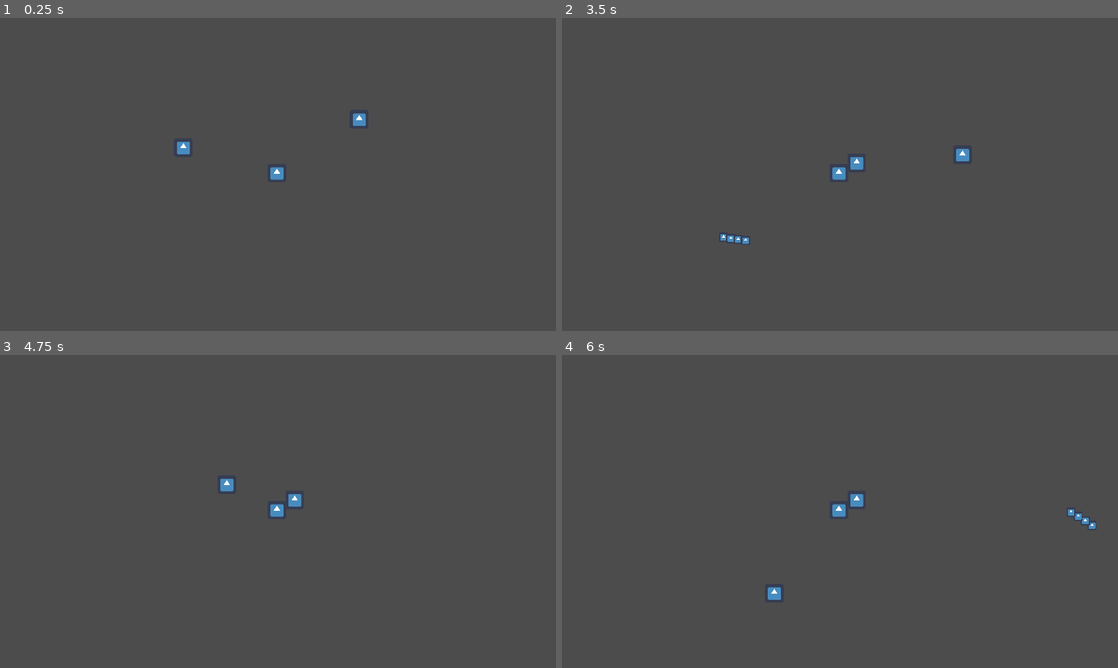
Above: before the commit, frames 1-4 (two rows, left to right).
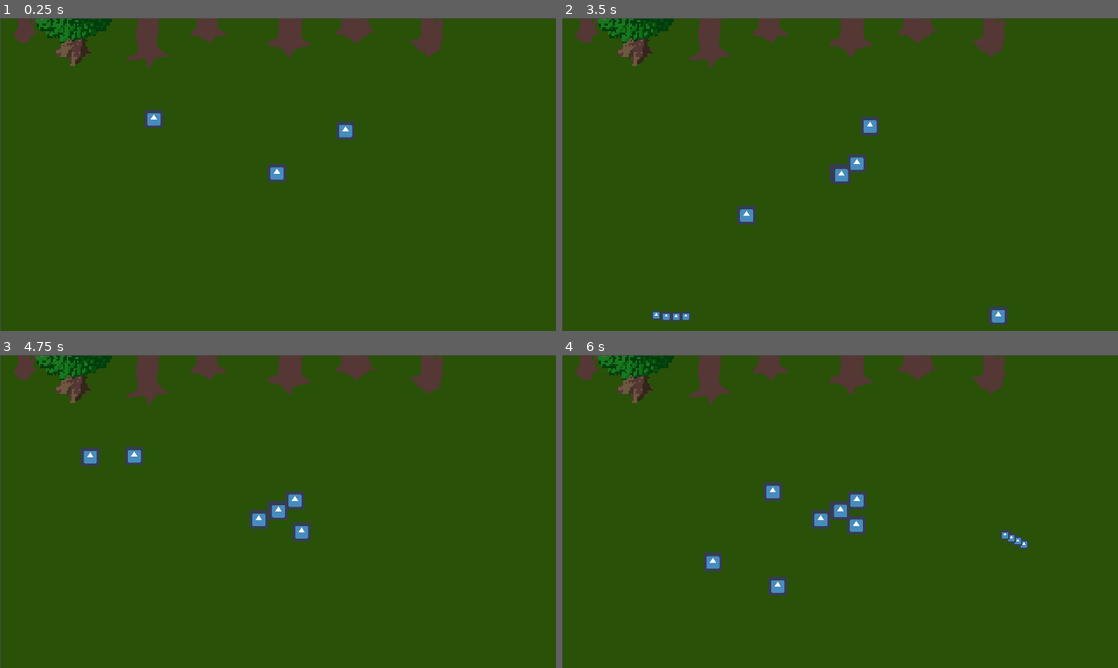
Above: after the commit, the same moments.

Repository: moisesjbc/atalanta-golden-odyssey
Game: Godot game, scene res://gameplay/main_stable/main_stable.tscn
The game is run twice, just before and just after one commit, with the same random seed, the same clock (stepped at 60 frames per second) and the same inputs. Before the commit the project starts from res://gameplay/main/main.tscn. The engine's default icon, where the game draws it, is replaced by a stand-in: a white triangle on a blue panel in a dark square.
Inputs (mouse positions are in pixels of both pictures, inside the frame that each line leads up to):
- Up to frame 1 (0.25 s): no input
- Up to frame 2 (3.5 s): move the mouse to (962, 158) at 0.52 s; hold Right (ui_right) 0.53-1.28 s; click (962, 158) at 0.67 s; move the mouse to (728, 190) at 1.27 s; hold Down (ui_down) 1.28-2.03 s; move the mouse to (895, 105) at 2.02 s; hold Right (ui_right) 2.03-2.78 s; move the mouse to (812, 237) at 2.77 s; hold Up (ui_up) from 2.78 s (still down); click (812, 237) at 2.92 s
- Up to frame 3 (4.75 s): move the mouse to (444, 558) at 3.52 s; release Up (ui_up) at 3.53 s; hold Left (ui_left) from 3.53 s (still down); move the mouse to (111, 464) at 4.27 s
- Up to frame 4 (6 s): move the mouse to (867, 511) at 5.02 s; release Left (ui_left) at 5.03 s; hold Down (ui_down) 5.03-5.78 s; click (867, 511) at 5.17 s; move the mouse to (756, 433) at 5.77 s; hold Right (ui_right) from 5.78 s (still down)

The runs differ from the first frame. In frame 1, 97% of the frame differs, in the area x 0-100%, y 0-100%; in frame 2, 96%; in frame 3, 96%; in frame 4, 96%.
Error after the commit: Invalid call. Nonexistent function 'take_damage' in base 'KinematicBody2D (player.gd)'. (res://gameplay/Enemy/Enemy1.gd:19)

Commit message:
Add enemy respawn

Diff:
--- /dev/null
+++ b/godot-project/gameplay/enemy_manager/enemy_manager.gd
@@ -0,0 +1,17 @@
+extends Node2D
+
+var enemy_scene = preload("res://gameplay/Enemy/Enemy1.tscn")
+
+
+# Called when the node enters the scene tree for the first time.
+func _ready():
+	pass # Replace with function body.
+
+
+func _on_respawn_timer_timeout():
+	var enemy = enemy_scene.instance()
+	randomize()
+	$path_2d/path_follow.set_offset(randi())
+	enemy.global_position = $path_2d/path_follow.global_position
+	print(" ", enemy.global_position)
+	$enemies.add_child(enemy)
--- /dev/null
+++ b/godot-project/gameplay/enemy_manager/enemy_manager.tscn
@@ -0,0 +1,25 @@
+[gd_scene load_steps=3 format=2]
+
+[ext_resource path="res://gameplay/enemy_manager/enemy_manager.gd" type="Script" id=1]
+
+[sub_resource type="Curve2D" id=1]
+_data = {
+"points": PoolVector2Array( 0, 0, 0, 0, -76, -74, 0, 0, 0, 0, 2034, -83, 0, 0, 0, 0, 2091, 1206, 0, 0, 0, 0, -58, 1185, 0, 0, 0, 0, -58, -47 )
+}
+
+[node name="enemy_manager" type="Node2D"]
+script = ExtResource( 1 )
+
+[node name="path_2d" type="Path2D" parent="."]
+curve = SubResource( 1 )
+
+[node name="path_follow" type="PathFollow2D" parent="path_2d"]
+position = Vector2( -76, -74 )
+rotation = -0.00426786
+
+[node name="respawn_timer" type="Timer" parent="."]
+autostart = true
+
+[node name="enemies" type="Node2D" parent="."]
+
+[connection signal="timeout" from="respawn_timer" to="." method="_on_respawn_timer_timeout"]
--- /dev/null
+++ b/godot-project/gameplay/main_stable/main_stable.tscn
@@ -0,0 +1,30 @@
+[gd_scene load_steps=6 format=2]
+
+[ext_resource path="res://gameplay/Enemy/Enemy1.tscn" type="PackedScene" id=1]
+[ext_resource path="res://gameplay/CentralObject/CentralObject.tscn" type="PackedScene" id=2]
+[ext_resource path="res://gameplay/player/player.tscn" type="PackedScene" id=3]
+[ext_resource path="res://gameplay/main/BACKGROUND.png" type="Texture" id=4]
+[ext_resource path="res://gameplay/enemy_manager/enemy_manager.tscn" type="PackedScene" id=5]
+
+[node name="main_stable" type="Node2D"]
+
+[node name="background" type="Sprite" parent="."]
+position = Vector2( 962.5, 547.5 )
+scale = Vector2( 6.00313, 6.06111 )
+texture = ExtResource( 4 )
+
+[node name="player" parent="." instance=ExtResource( 3 )]
+position = Vector2( 531, 348 )
+
+[node name="StaticBody2D" parent="." instance=ExtResource( 2 )]
+position = Vector2( 960, 540 )
+scale = Vector2( 1, 1 )
+
+[node name="Enemy" parent="." instance=ExtResource( 1 )]
+position = Vector2( 1297, 323 )
+collision_layer = 8
+collision_mask = 4
+
+[node name="walls" type="Node2D" parent="."]
+
+[node name="enemy_manager" parent="." instance=ExtResource( 5 )]
--- a/godot-project/project.godot
+++ b/godot-project/project.godot
@@ -11,7 +11,7 @@
 [application]
 
 config/name="Game Island Jam 2"
-run/main_scene="res://gameplay/main/main.tscn"
+run/main_scene="res://gameplay/main_stable/main_stable.tscn"
 config/icon="res://icon.png"
 
 [display]
Binary file added: godot-project/gameplay/main/BACKGROUND.png
Not shown, added: godot-project/gameplay/main/BACKGROUND.png.import
